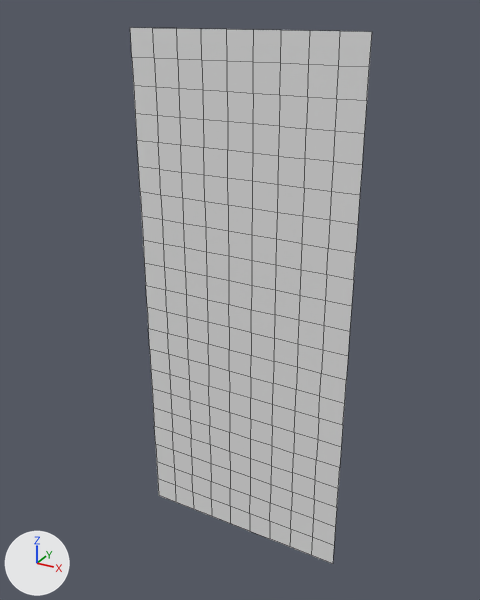
One commit to the OBJ model BrainWaves/Assets/Tiled2Unity/Meshes/puzzle1.obj: the scene before it, then after it.
The view is the same before and after, from a 50 mm camera at (6.9, -20.7, 0.6) aimed at (-4.8, 0.5, -10.0). The lights are fixed; the arrows at lower left show +X, +Y and +Z. Mesh edges are drawn as thin lines. Where no turn or scale is listed for an object, it has been applied to the vertices.

In view in the first picture: 'puzzle1'.
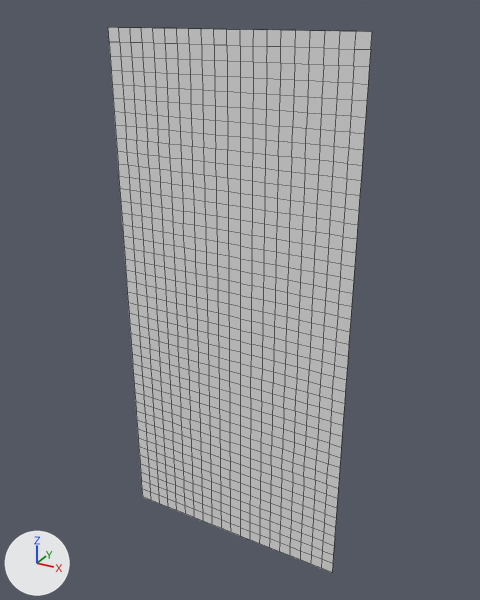
Commit message: puzzle fixes

The change, as a list of edits to the scene's bpy script:
```text
Change me_puzzle1:
    used by ob_puzzle1; location = (0.0, 0.0, 0.0)
    remove me_puzzle1.from_pydata(...)  # 220 vertices, 189 faces; spans x -9.0..0.0, y 0.0, z -21.0..0.0
    add me_puzzle1.from_pydata(...)  # 924 vertices, 860 faces; spans x -10.0..0.0, y 0.0, z -21.5..0.0
    me_puzzle1 part 1: 704 vertices added at x -10.0..0.0, y 0.0, z -21.5..0.0
```

Boxes [x1, y1, x2, y2] around the edits, measured in the pictures (480 x 600 px):
'puzzle1', reshaped (9% wider): before [130, 28, 372, 564]; after [108, 27, 372, 572]
part 1 of me_puzzle1, added: after [108, 27, 372, 572]
